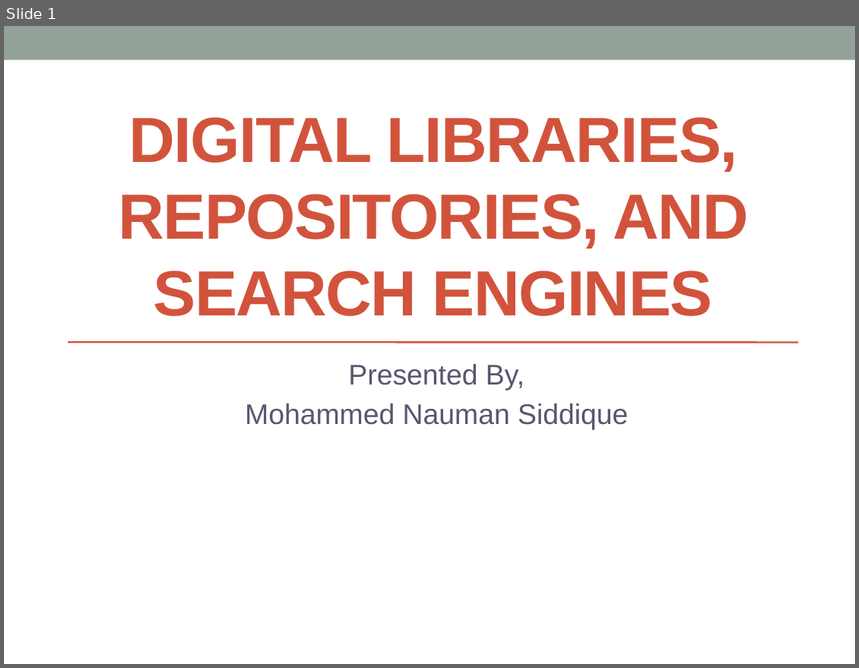
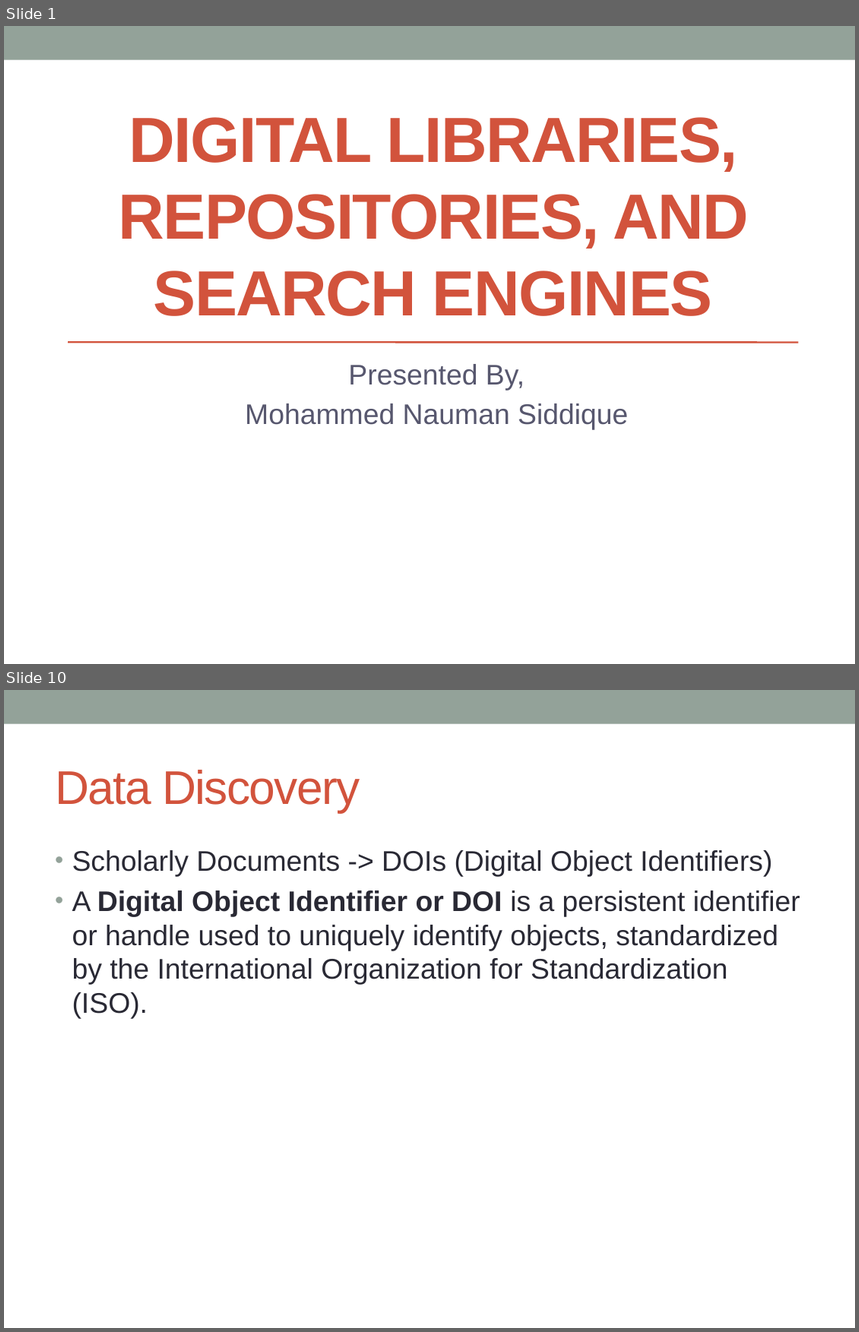
Before and after one commit to naumansiddiqui4/Mining-Scholarly-Big-Data, a slide deck: Digital libraries, repositories, and search engines.pptx. Shown one above the other, each under a label of ours: slide 1 before the commit, slides 1 and 10 after it; the slides between them are not shown. The pictures are 859x668 and 859x1332 pixels, drawn with LibreOffice and Linux fonts; fonts in the diff are those of the drawing. Boxes give left, top, right and bottom in pixels: in the first picture for what was removed or moved away, otherwise in the second. Text is boxed around its words. In the diff, an @@ line names an element or a change of style, - is before the commit and + after.

```diff
--- a/Digital libraries, repositories, and search engines.pptx
+++ b/Digital libraries, repositories, and search engines.pptx
@@ slide 10 added at [4,690,855,1328], background #FFFFFF; not listed: 1 template element that a slide beside it also shows @@
@@ title added at [55,770,360,813], 40 pt, text #D2533C @@
+Data Discovery
@@ text added at [72,850,800,1019], 24 pt, text #292934 @@
+• Scholarly Documents -> DOIs (Digital Object Identifiers)
+• A Digital Object Identifier or DOI is a persistent identifier or handle used to uniquely identify objects, standardized by the International Organization for Standardization (ISO).
```
Also in this commit, not shown: 3 slides changed, 22 other slides added, 2 slides removed.
